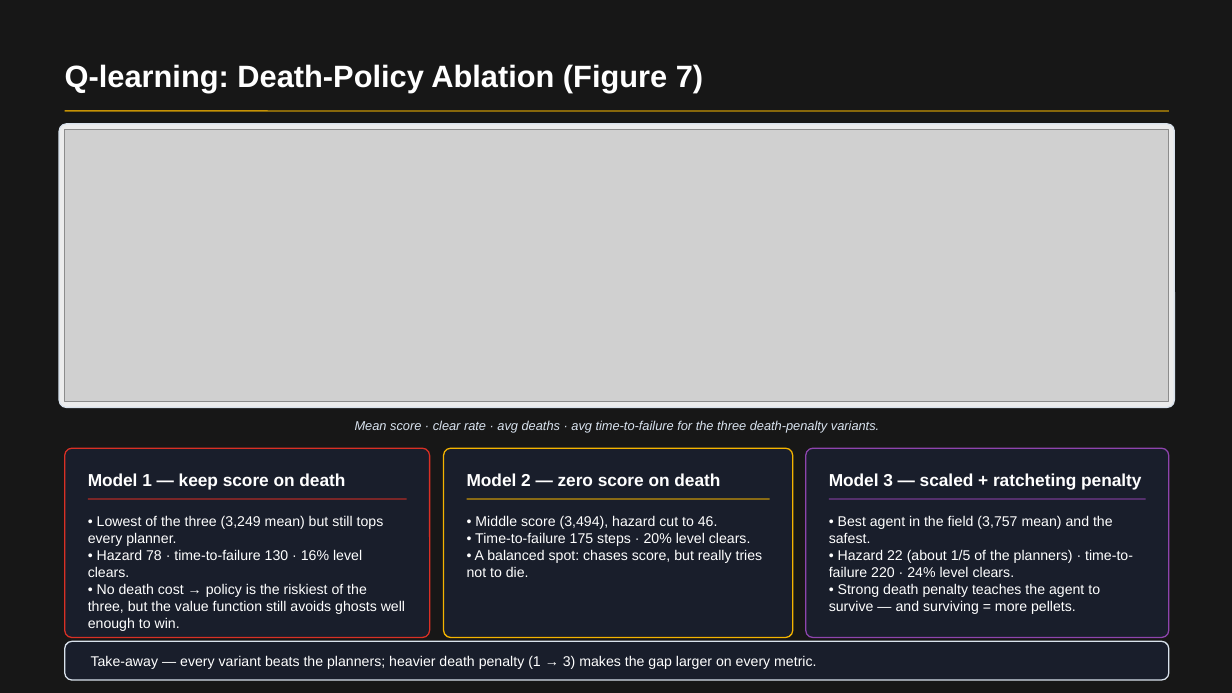
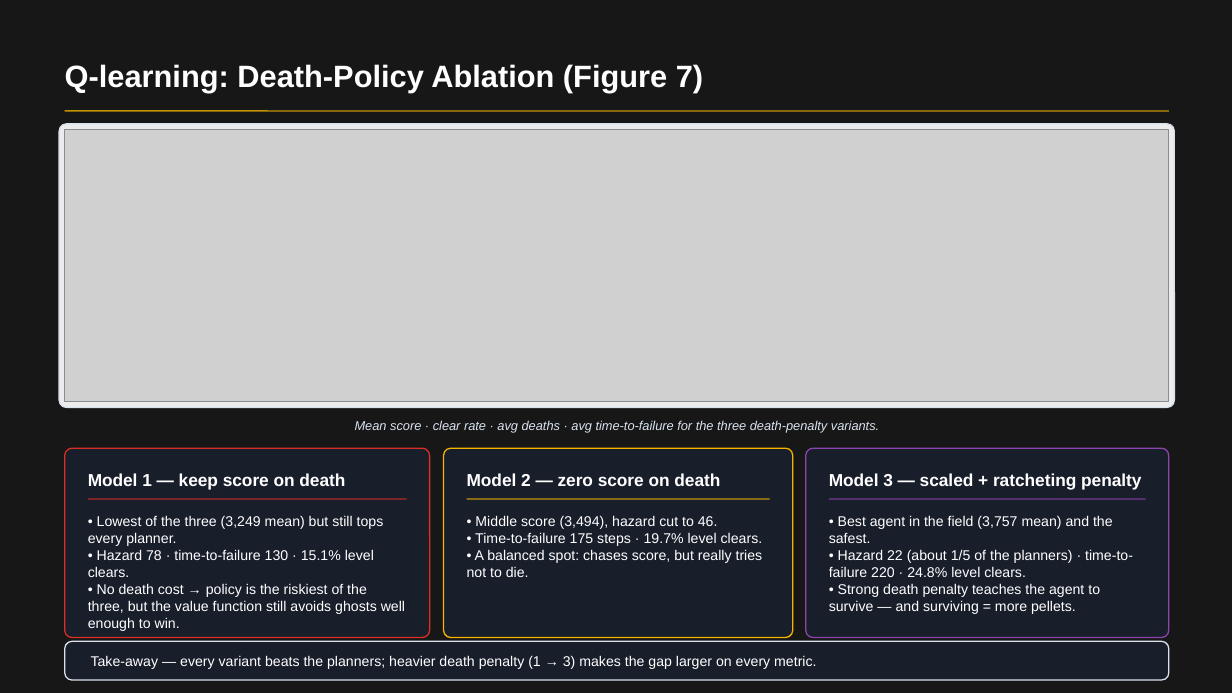
Before and after one commit to RichardFeng000/cs520-project, a slide deck: slide 7 of final_ppt/pacman_rl_final.pptx. Drawn at 1232x693 pixels with LibreOffice and Linux fonts; fonts in the diff are those of the drawing; grey boxes stand for pictures; background and template pictures are left out; a plain dark background stands for a picture behind light text. Boxes give left, top, right and bottom in pixels: in the first picture for what was removed or moved away, otherwise in the second. Text is boxed around its words. In the diff, an @@ line names an element or a change of style, - is before the commit and + after.

Commit message:
Modify ppt

```diff
--- a/final_ppt/pacman_rl_final.pptx
+++ b/final_ppt/pacman_rl_final.pptx
@@ text at (475,532,763,546): text changed @@
-• Time-to-failure 175 steps · 20% level clears.
+• Time-to-failure 175 steps · 19.7% level clears.
@@ text at (88,549,374,577): text changed @@
-• Hazard 78 · time-to-failure 130 · 16% level clears.
+• Hazard 78 · time-to-failure 130 · 15.1% level clears.
@@ text at (829,549,1133,577): text changed @@
-• Hazard 22 (about 1/5 of the planners) · time-to-failure 220 · 24% level clears.
+• Hazard 22 (about 1/5 of the planners) · time-to-failure 220 · 24.8% level clears.
```
Also in this commit, not shown: 1 other slide changed, 1 other file.
